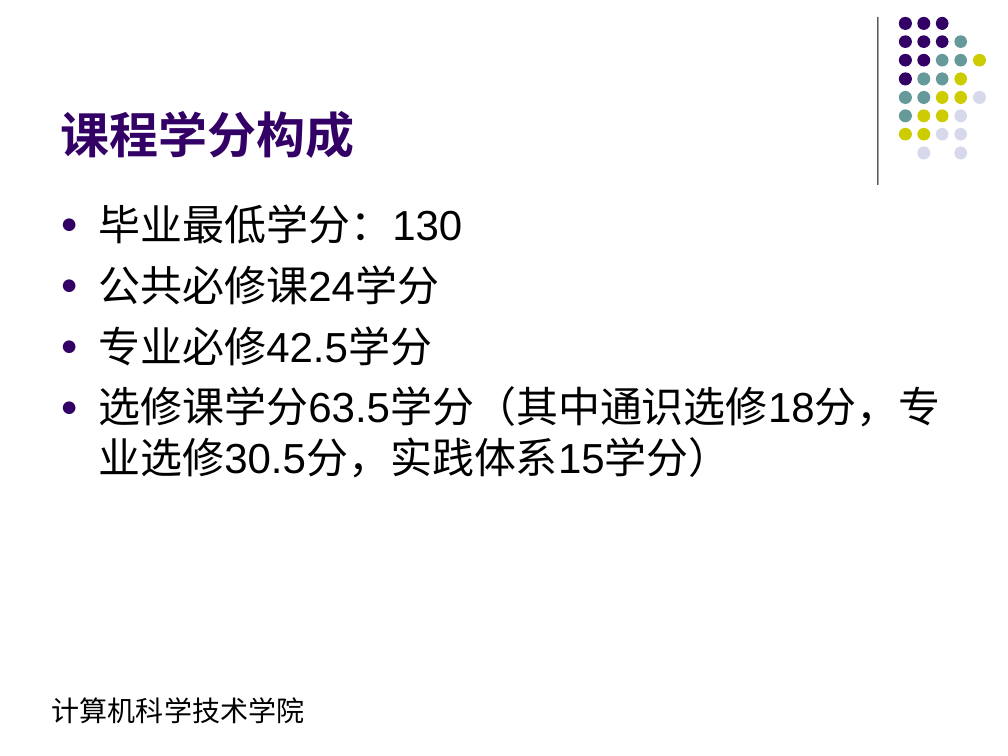
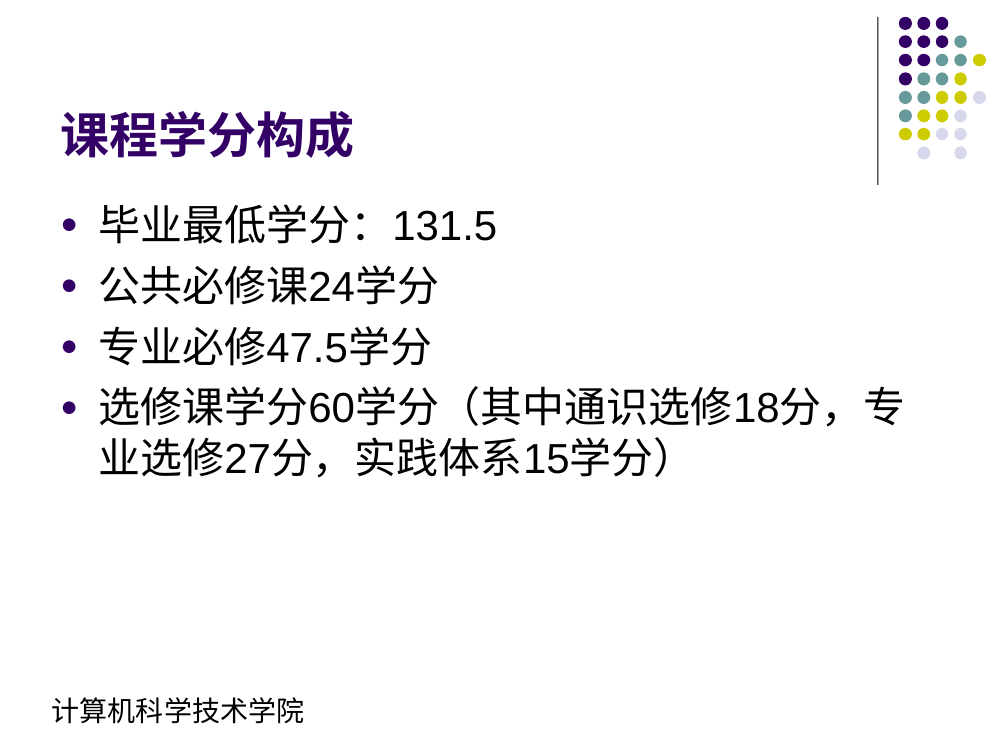
Before and after one commit to ciecclm/2016-, a slide deck: slide 4 of 软件工程培养方案汇报.ppt. Drawn at 1008x756 pixels with LibreOffice and Linux fonts; fonts in the diff are those of the drawing. Boxes give left, top, right and bottom in pixels: in the first picture for what was removed or moved away, otherwise in the second. Text is boxed around its words. In the diff, an @@ line names an element or a change of style, - is before the commit and + after.

```diff
--- a/软件工程培养方案汇报.ppt
+++ b/软件工程培养方案汇报.ppt
@@ text at (98, 204, 497, 244): text changed @@
-● 毕业最低学分：130
+● 毕业最低学分：131.5
@@ text at (98, 326, 905, 478): text changed @@
-● 专业必修42.5学分
-● 选修课学分63.5学分（其中通识选修18分，专业选修30.5分，实践体系15学分）
+● 专业必修47.5学分
+● 选修课学分60学分（其中通识选修18分，专业选修27分，实践体系15学分）
```
Also in this commit, not shown: 3 other slides changed, 4 slides added, 1 other file.
